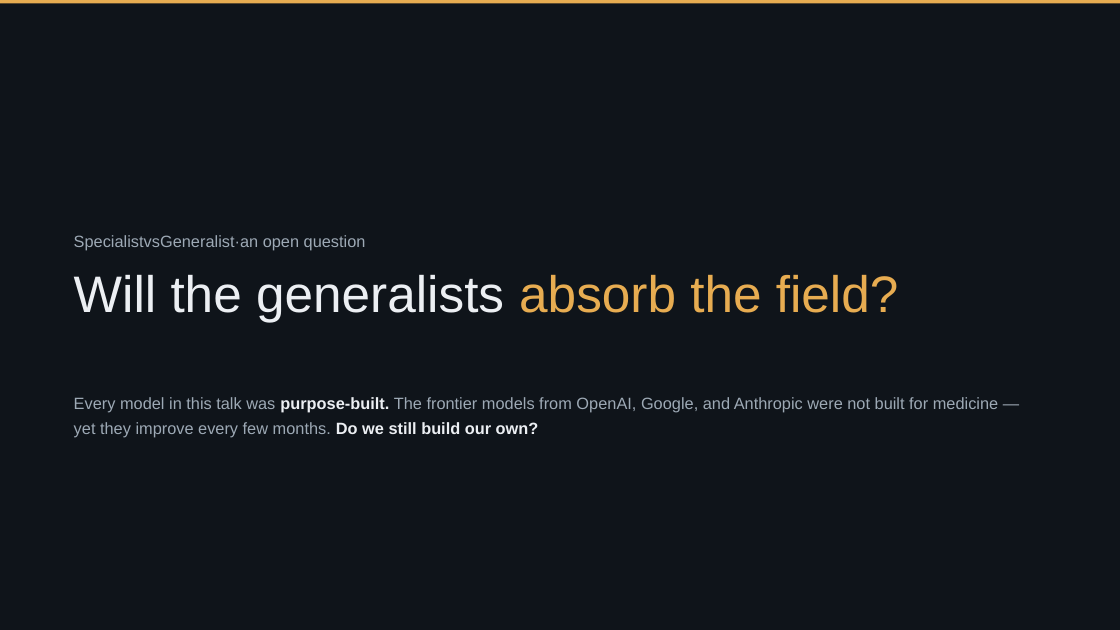
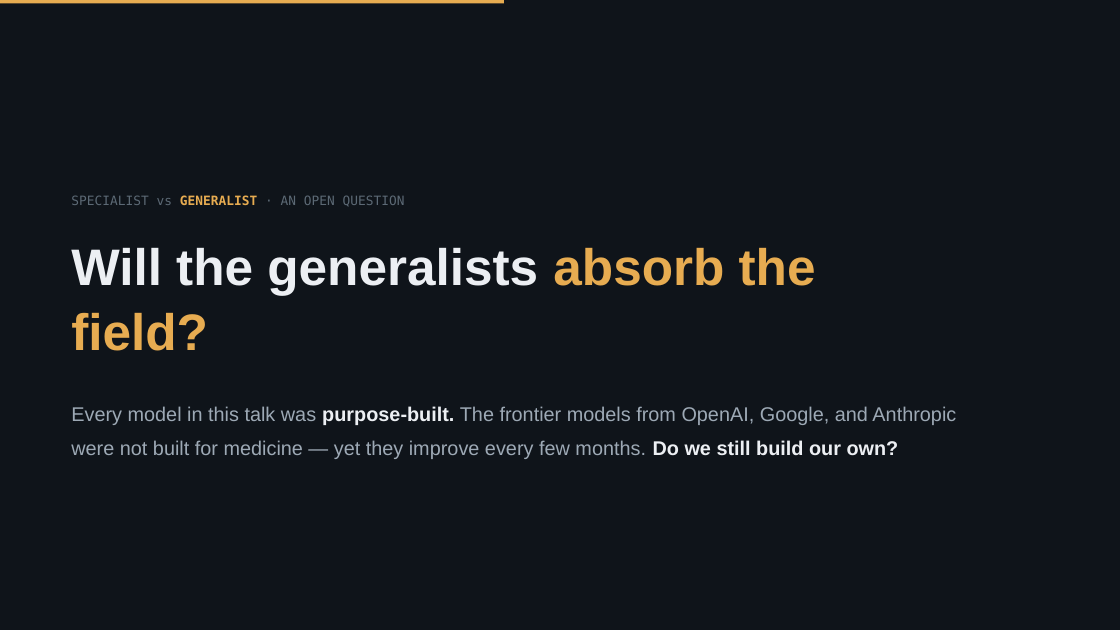
Before and after one commit to Emory-HITI/Mammo, a slide deck: slide 1 of keynote-iwbi-2026/pptx/sections/IWBI2026_Trivedi_06b_frontier.pptx. Drawn at 1120x630 pixels with LibreOffice and Linux fonts; fonts in the diff are those of the drawing; background and template pictures are left out. Boxes give left, top, right and bottom in pixels: in the first picture for what was removed or moved away, otherwise in the second. Text is boxed around its words. In the diff, an @@ line names an element or a change of style, - is before the commit and + after.

```diff
--- a/keynote-iwbi-2026/pptx/sections/IWBI2026_Trivedi_06b_frontier.pptx
+++ b/keynote-iwbi-2026/pptx/sections/IWBI2026_Trivedi_06b_frontier.pptx
@@ rectangle: place and size @@
-rectangle at <box>0,0,1120,3</box>
+rectangle at <box>0,0,504,3</box>
@@ text at <box>71,195,405,206</box>: text changed; size 14 to 11 pt; font Arial to DejaVu Sans Mono; text colour #9DA9B5 to #5C6975 @@
-SpecialistvsGeneralist·an open question
+SPECIALIST vs GENERALIST · AN OPEN QUESTION
@@ text "Will the generalists absorb the ...": place and size @@
-text "Will the generalists absorb the ..." at <box>74,274,899,322</box>
+text "Will the generalists absorb the ..." at <box>71,247,816,351</box>
@@ text "Will the generalists absorb the ..." at <box>71,247,816,351</box>: bold on; line spacing 1.06 to 1.05; less space between paragraphs @@
@@ text "Every model in this talk ..." at <box>71,406,956,459</box>: size 14 to 17 pt; line spacing 1.28 to 1.45; less space between paragraphs @@
```
Also in this commit, not shown: 6 other slides changed, 1 other file.
